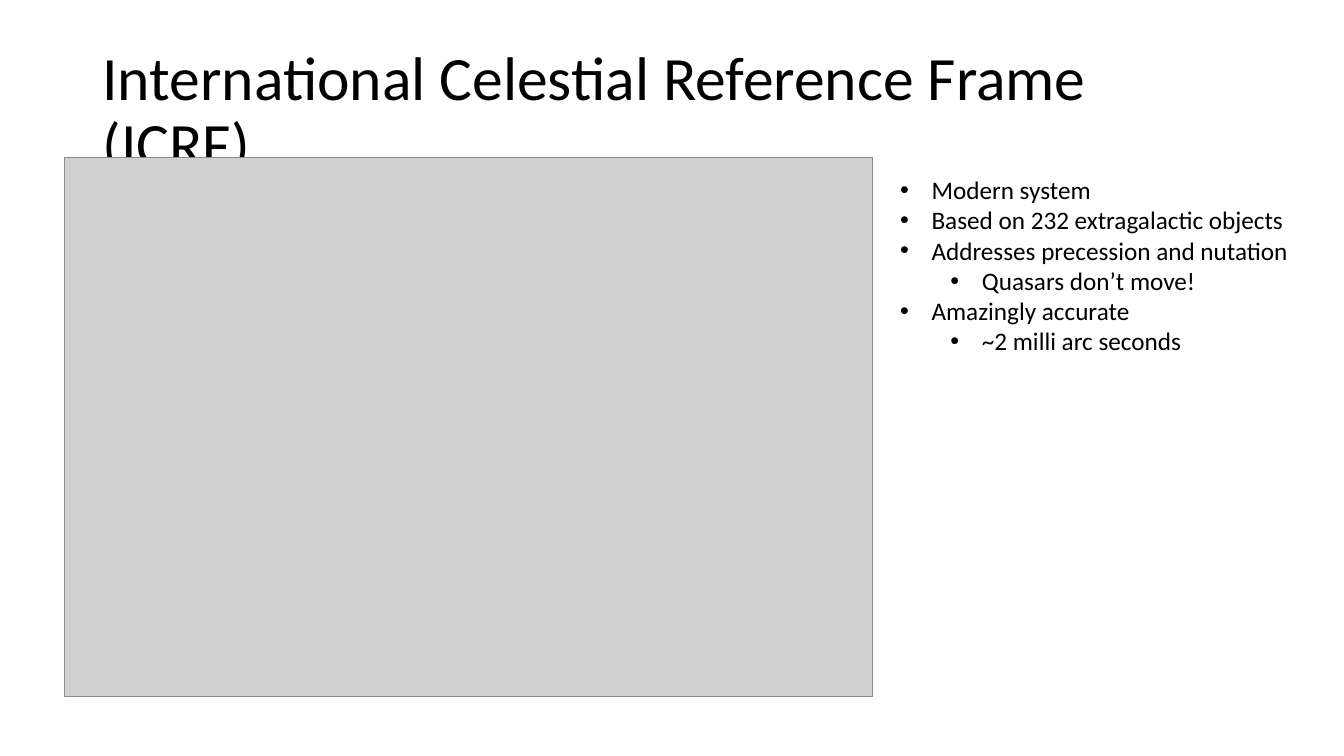
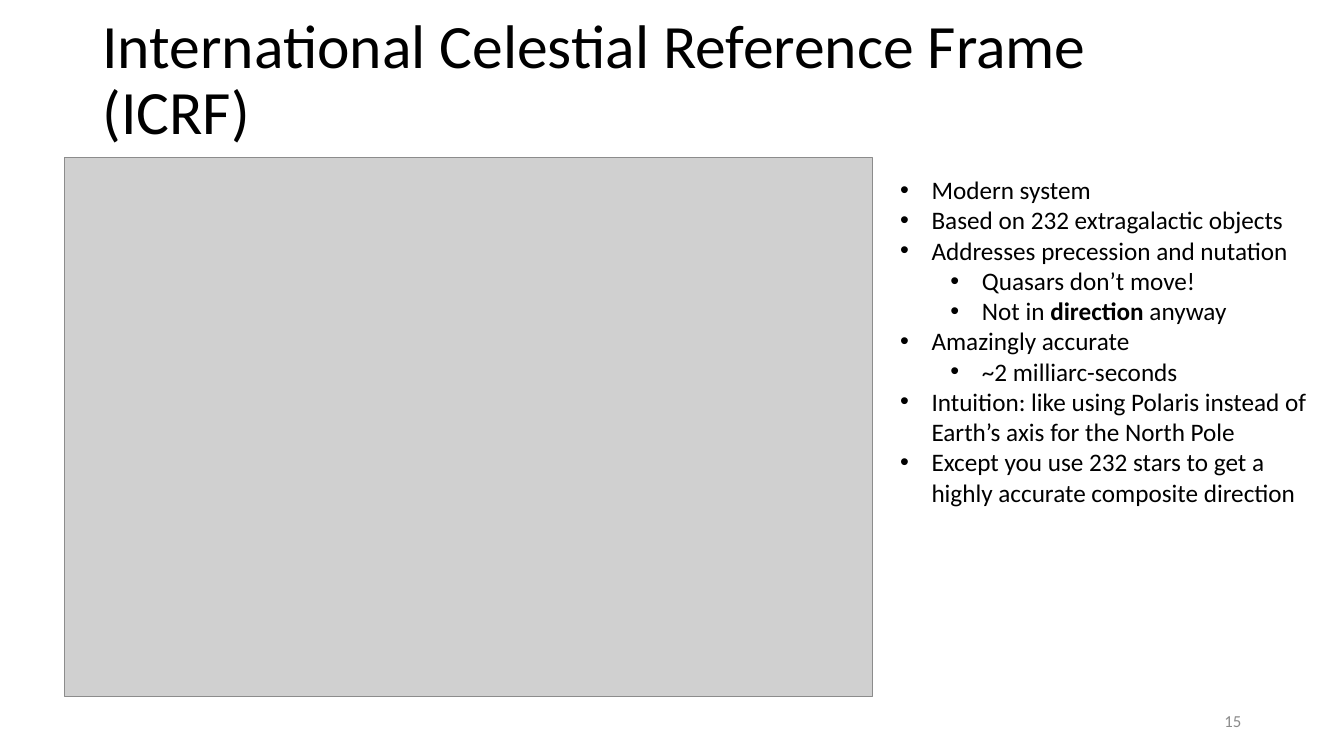
Before and after one commit to memanuel/kepler-sieve, a slide deck: slide 15 of thesis/kepler-sieve-slides.pptx. Drawn at 1344x756 pixels with LibreOffice and Linux fonts; fonts in the diff are those of the drawing; grey boxes stand for pictures. Boxes give left, top, right and bottom in pixels: in the first picture for what was removed or moved away, otherwise in the second. Text is boxed around its words. In the diff, an @@ line names an element or a change of style, - is before the commit and + after.

Commit message:
second draft of presentation

```diff
--- a/thesis/kepler-sieve-slides.pptx
+++ b/thesis/kepler-sieve-slides.pptx
@@ title "International Celestial Reference Frame (ICRF)" rewrapped from [102, 57, 1086, 158] to [102, 25, 1086, 143] @@
@@ text at [982, 302, 1226, 324]: paragraph added @@
+  • Not in direction anyway
@@ text at [932, 363, 1306, 507]: text changed @@
-  • ~2 milli arc seconds
+  • ~2 milliarc-seconds
+• Intuition: like using Polaris instead of Earth’s axis for the North Pole
+• Except you use 232 stars to get a highly accurate composite direction
@@ page number added at [1224, 716, 1241, 727], 12 pt, text #8C8C8C @@
+15
```
Also in this commit, not shown: 51 other slides changed, 3 other files.
